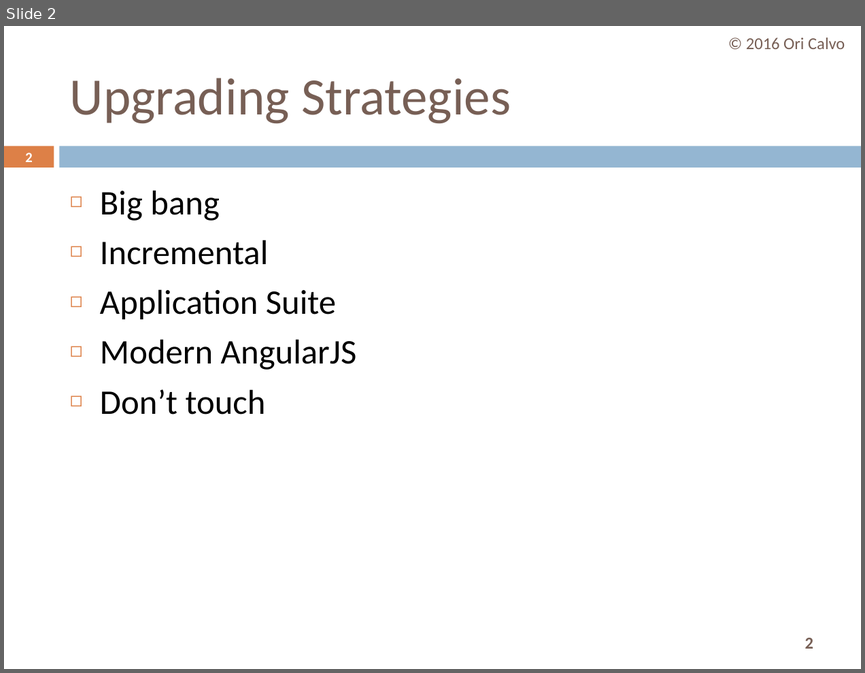
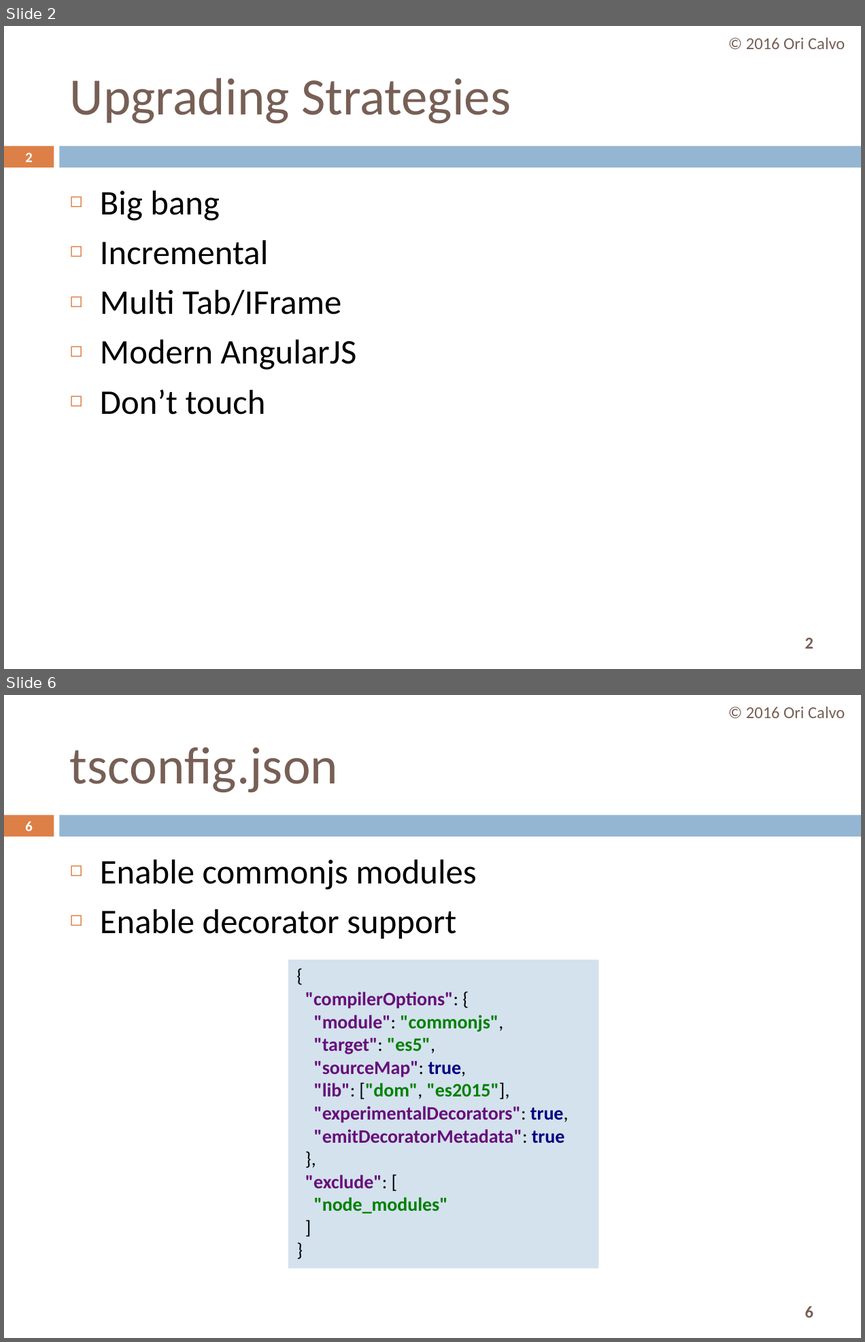
Before and after one commit to oricalvo/course-amdocs-angular, a slide deck: PPTs/11 NG Upgrade.pptx. Shown one above the other, each under a label of ours: slide 2 before the commit, slides 2 and 6 after it; the slides between them are not shown. The pictures are 865x673 and 865x1342 pixels, drawn with LibreOffice and Linux fonts; fonts in the diff are those of the drawing. Boxes give left, top, right and bottom in pixels: in the first picture for what was removed or moved away, otherwise in the second. Text is boxed around its words. In the diff, an @@ line names an element or a change of style, - is before the commit and + after.

```diff
--- a/PPTs/11 NG Upgrade.pptx
+++ b/PPTs/11 NG Upgrade.pptx
@@ slide 6 added at bbox=[4, 695, 861, 1338], background #FFFFFF; not listed: 3 template elements that a slide beside it also shows @@
@@ text added at bbox=[746, 707, 844, 718], 14 pt, text #775F55 @@
+© 2016 Ori Calvo
@@ title added at bbox=[70, 747, 338, 792], 44 pt, text #775F55 @@
+tsconfig.json
@@ page number added at bbox=[25, 821, 33, 831], 11.9 pt, text #FFFFFF, bold @@
+6
@@ text added at bbox=[100, 859, 476, 939], 29 pt, text #000000 @@
+◻ Enable commonjs modules
+◻ Enable decorator support
@@ rectangle added at bbox=[288, 960, 598, 1268], fill #D4E2ED, 16 pt, text #660E7A, bold @@
+{
+"compilerOptions": {
+"module": "commonjs",
+"target": "es5",
+"sourceMap": true,
+"lib": ["dom", "es2015"],
+"experimentalDecorators": true,
+"emitDecoratorMetadata": true
+},
+"exclude": [
+"node_modules"
+]
+}
@@ slide 2 changed as well @@
@@ text at bbox=[100, 289, 341, 315]: text changed @@
-◻ Application Suite
+◻ Multi Tab/IFrame
```
Also in this commit, not shown: 3 other slides changed, 15 other slides added, 1 other file.
